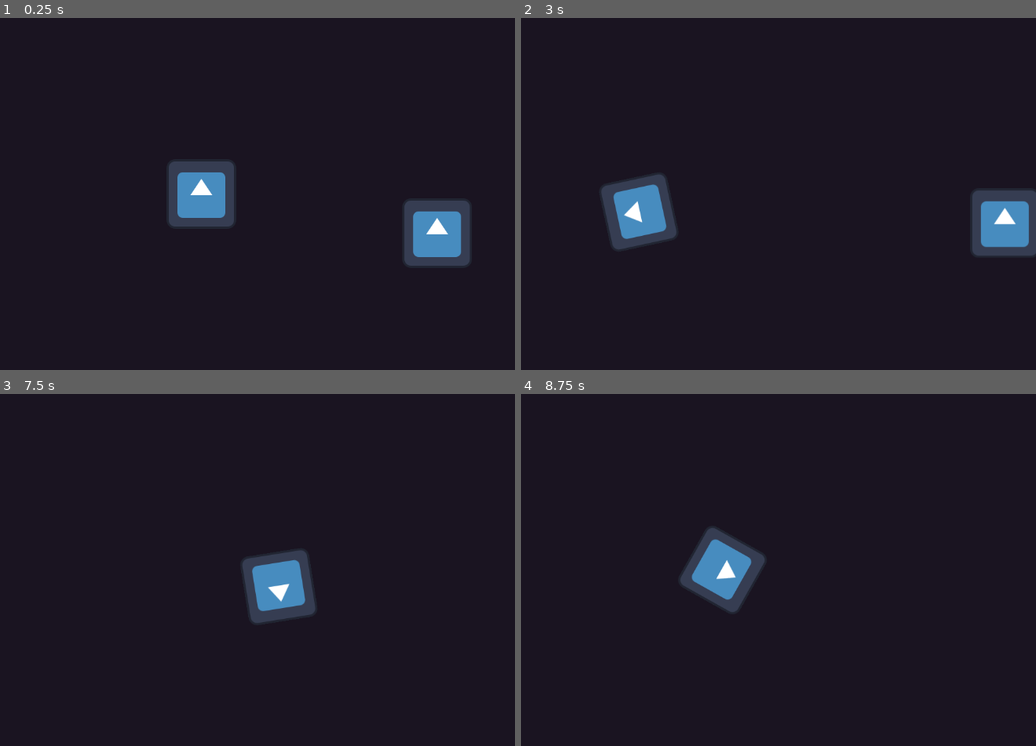
Above: before the commit, frames 1-4 (two rows, left to right).
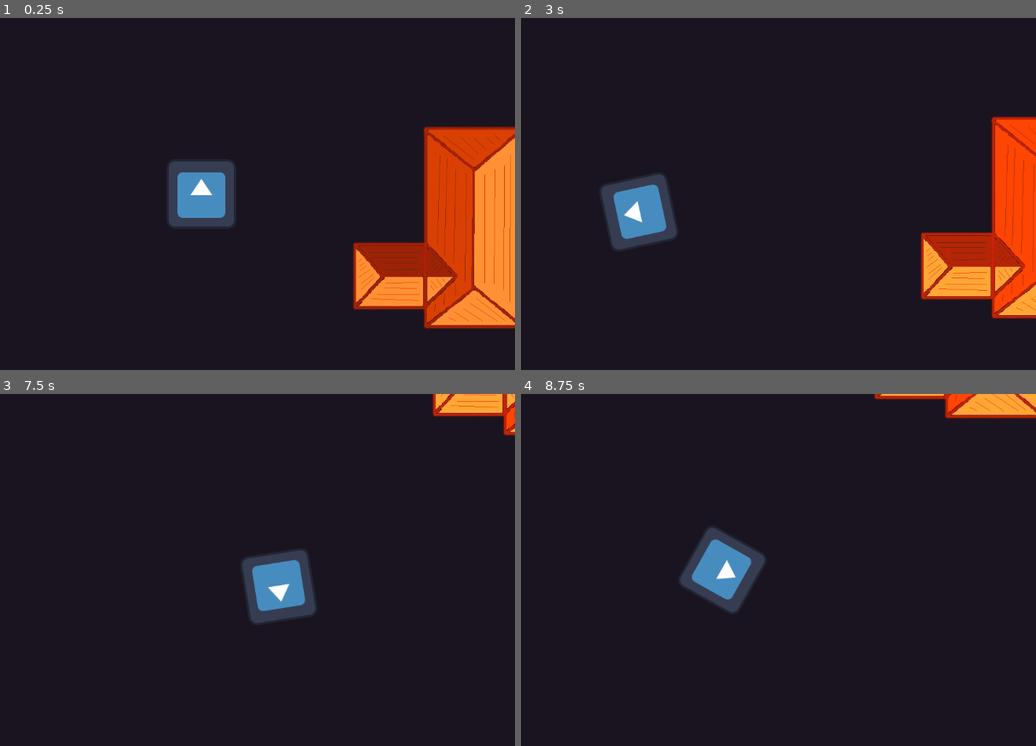
Above: after the commit, the same moments.

Repository: SpyrexDE/BzzBzz
Game: Godot game, scene res://levels/testlvl1.tscn
The game is run twice, just before and just after one commit, with the same random seed, the same clock (stepped at 60 frames per second) and the same inputs. The engine's default icon, where the game draws it, is replaced by a stand-in: a white triangle on a blue panel in a dark square.
Inputs:
- Up to frame 1 (0.25 s): no input
- Up to frame 2 (3 s): hold D (steer_right) 0.53-1.28 s; hold A (steer_left) 1.28-2.03 s; hold D (steer_right) 2.03-2.78 s; hold W (go_forward) from 2.78 s (still down)
- Up to frame 3 (7.5 s): release W (go_forward) at 3.53 s; hold A (steer_left) 3.53-5.78 s; hold D (steer_right) 5.78-6.53 s; hold W (go_forward) 6.53-7.28 s; hold D (steer_right) from 7.28 s (still down)
- Up to frame 4 (8.75 s): release D (steer_right) at 8.03 s; hold A (steer_left) from 8.03 s (still down)

The runs differ from the first frame. In frame 1, 13% of the frame differs, in the area x 68-100%, y 30-89%; in frame 2, 8.0%; in frame 3, 1.2%; in frame 4, 1.4%.

Commit message:
haus ist haus

Diff:
--- a/props/haus.tscn
+++ b/props/haus.tscn
@@ -1,13 +1,10 @@
-[gd_scene load_steps=8 format=3 uid="uid://cswjddao7c7gd"]
+[gd_scene load_steps=7 format=3 uid="uid://cswjddao7c7gd"]
 
 [ext_resource type="Script" path="res://props/haus.gd" id="1_10jd8"]
-[ext_resource type="Texture2D" uid="uid://o8o4yx0b61bx" path="res://icon.svg" id="1_qofik"]
-
-[sub_resource type="RectangleShape2D" id="RectangleShape2D_r6iq1"]
-size = Vector2(129, 129)
+[ext_resource type="Texture2D" uid="uid://bc7pl5rp5037s" path="res://Haus1.png" id="2_fohcu"]
 
 [sub_resource type="CircleShape2D" id="CircleShape2D_eg6st"]
-radius = 138.033
+radius = 401.125
 
 [sub_resource type="Animation" id="Animation_rlhes"]
 length = 0.001
@@ -49,16 +46,16 @@
 script = ExtResource("1_10jd8")
 
 [node name="Sprite2D" type="Sprite2D" parent="."]
-texture = ExtResource("1_qofik")
+texture = ExtResource("2_fohcu")
 
 [node name="PointLight2D" type="PointLight2D" parent="."]
 position = Vector2(3.8147e-06, -7.62939e-06)
 energy = 0.0
-texture = ExtResource("1_qofik")
+texture = ExtResource("2_fohcu")
 
-[node name="CollisionShape2D" type="CollisionShape2D" parent="."]
-position = Vector2(0.5, 0.5)
-shape = SubResource("RectangleShape2D_r6iq1")
+[node name="CollisionShape2D" type="CollisionPolygon2D" parent="."]
+position = Vector2(66.75, -13.75)
+polygon = PackedVector2Array(-83.75, 29.75, -85.75, -178.25, 86.25, -176.25, 84.25, 185.75, -85.75, 189.75, -217.75, 153.75, -221.75, 25.75)
 
 [node name="Area2D" type="Area2D" parent="."]
 
Binary file added: Haus1.png
Not shown, added: Haus1.png.import
